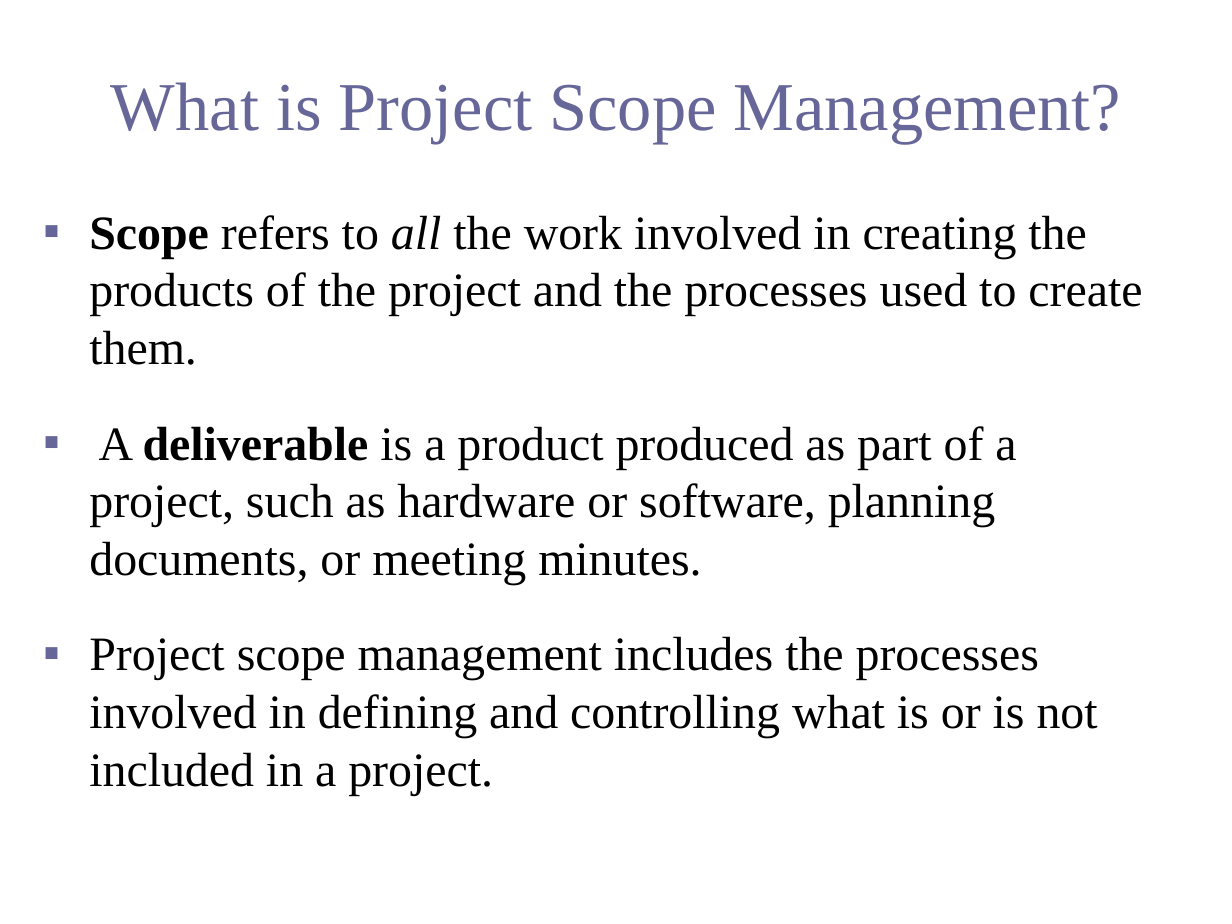
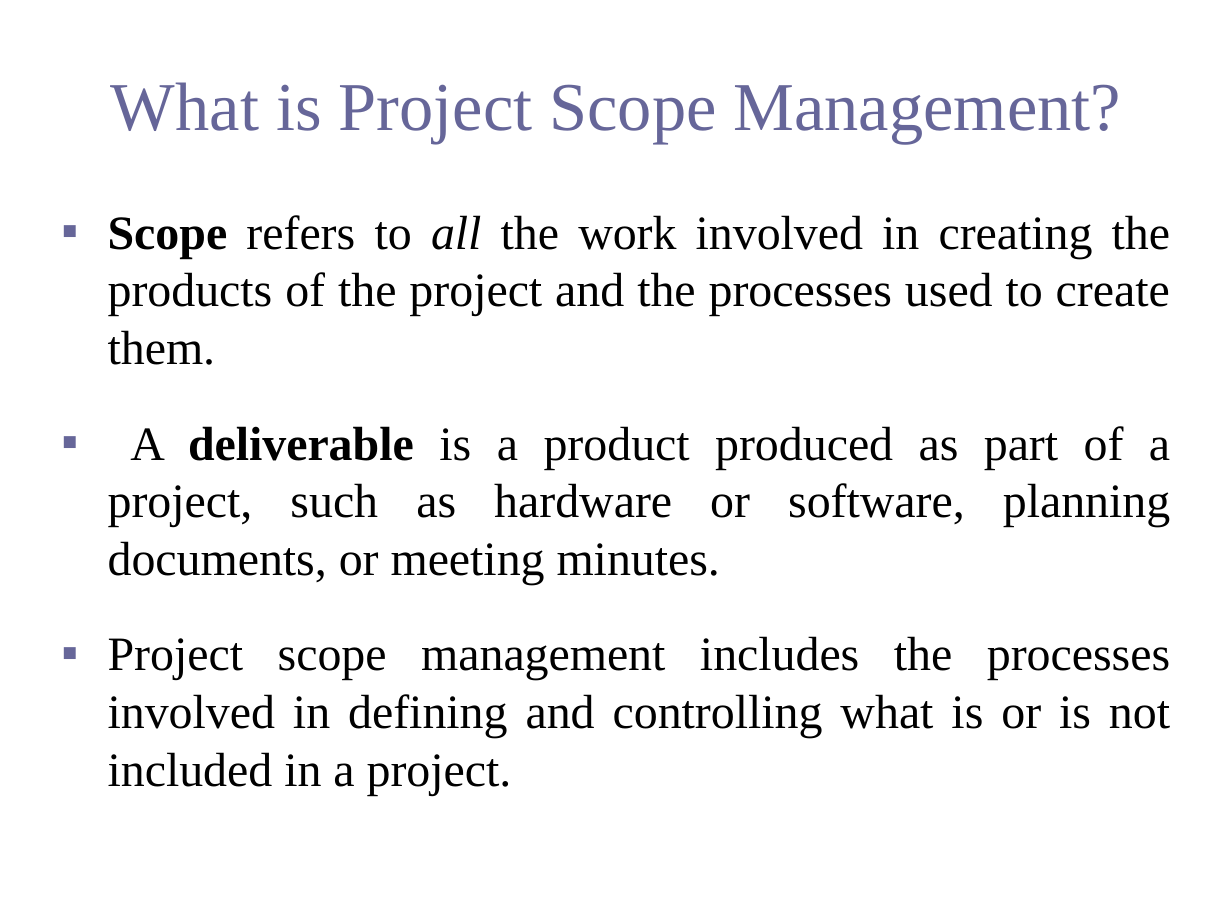
Before and after one commit to ahmedbilal7891/MSCS-2nd-Semester, a slide deck: slide 2 of BM-727_Project Management/BooksAndNotes/PM 4- Project Scope Mgt.pptx. Drawn at 1232x924 pixels with LibreOffice and Linux fonts; fonts in the diff are those of the drawing. Boxes give left, top, right and bottom in pixels: in the first picture for what was removed or moved away, otherwise in the second. Text is boxed around its words. In the diff, an @@ line names an element or a change of style, - is before the commit and + after.

```diff
--- a/BM-727_Project Management/BooksAndNotes/PM 4- Project Scope Mgt.pptx
+++ b/BM-727_Project Management/BooksAndNotes/PM 4- Project Scope Mgt.pptx
@@ text "Scope refers to all the ...": place and size @@
-text "Scope refers to all the ..." at <box>89,215,1142,795</box>
+text "Scope refers to all the ..." at <box>108,215,1170,795</box>
@@ text "Scope refers to all the ..." at <box>108,215,1170,795</box>: alignment left to justified @@
```
Also in this commit, not shown: 3 other slides changed, 12 other files.
